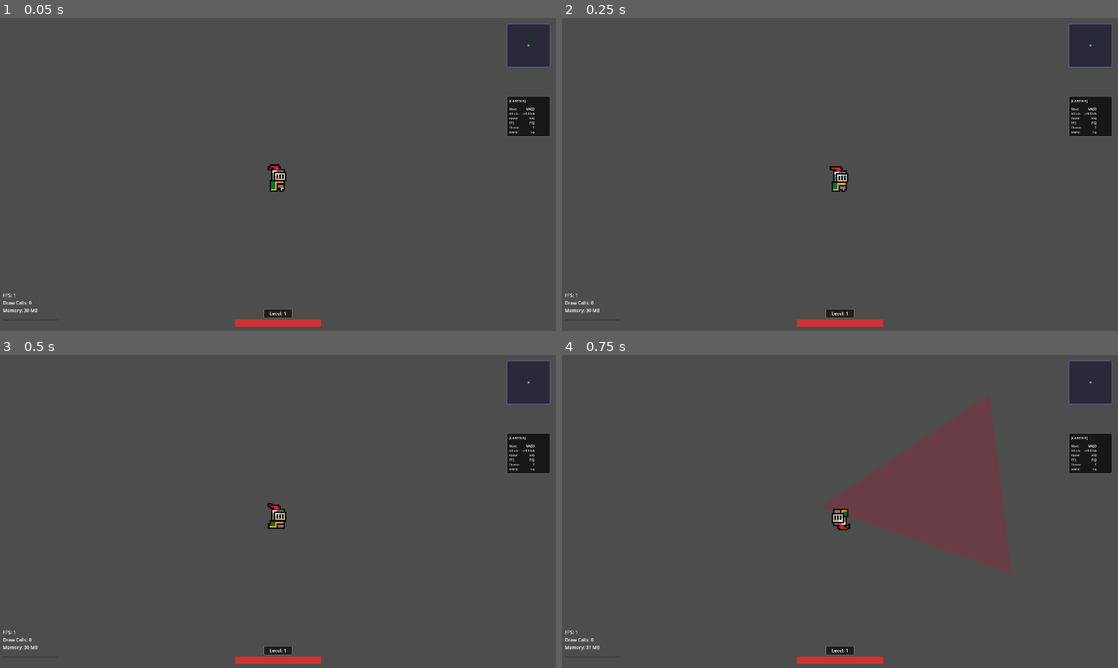
Above: before the commit, frames 1-4 (two rows, left to right).
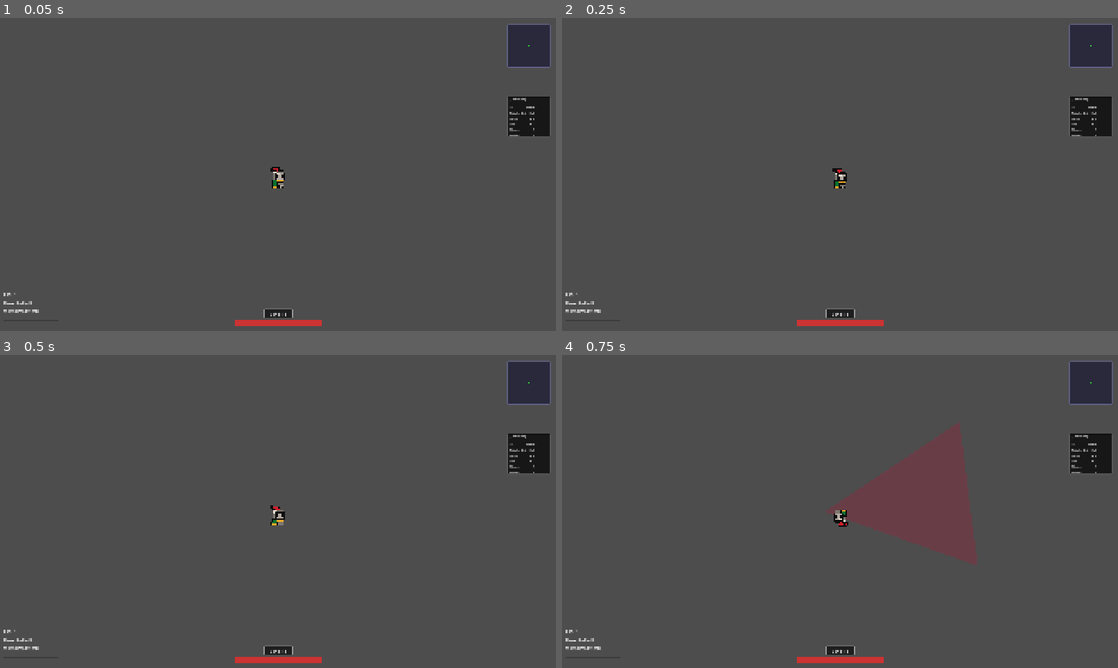
Above: after the commit, the same moments.

Repository: AgentService/vibe
Game: Godot game, scene res://scenes/main/Main.tscn
The game is run twice, just before and just after one commit, with the same random seed, the same clock (stepped at 60 frames per second) and the same inputs.
Inputs (mouse positions are in pixels of both pictures, inside the frame that each line leads up to):
- Up to frame 1 (0.05 s): no input
- Up to frame 2 (0.25 s): no input
- Up to frame 3 (0.5 s): no input
- Up to frame 4 (0.75 s): tap Enter (ui_accept) at 0.5 s; move the mouse to (962, 495) at 0.52 s; hold D (move_right) from 0.53 s (still down); tap T at 0.6 s; click (962, 495) at 0.67 s

The runs differ from the first frame. In frame 1, 0.7% of the frame differs, in the area x 0-100%, y 1-99%; in frame 2, 0.6%; in frame 3, 0.6%; in frame 4, 4.6%.

Commit message:
make game screen bigger and scalable

Diff:
--- a/vibe/autoload/Logger.gd
+++ b/vibe/autoload/Logger.gd
@@ -34,7 +34,7 @@
 	if level < current_level:
 		return
 
-	# Category filtering - if no categories defined, all are enabled
+	# Category filtering - if no categorieddddds defined, all are enabled
 	if not enabled_categories.is_empty() and category != "":
 		if not enabled_categories.get(category, false):
 			return
--- a/vibe/project.godot
+++ b/vibe/project.godot
@@ -30,8 +30,7 @@
 window/size/viewport_width=1920
 window/size/viewport_height=1080
 window/size/initial_position_type=2
-window/size/borderless=true
-window/stretch/mode="viewport"
+window/stretch/mode="canvas_items"
 window/stretch/aspect="expand"
 
 [input]
--- a/vibe/scripts/systems/CameraSystem.gd
+++ b/vibe/scripts/systems/CameraSystem.gd
@@ -9,9 +9,9 @@
 
 @export var follow_speed: float = 8.0
 @export var zoom_speed: float = 5.0
-@export var min_zoom: float = 2.5  # Minimum zoom (can't zoom out beyond this)
+@export var min_zoom: float = 2  # Minimum zoom (can't zoom out beyond this)
 @export var max_zoom: float = 4.0  # Maximum zoom in
-@export var default_zoom: float = 2.5  # Start at default close zoom
+@export var default_zoom: float = 2  # Start at default close zoom
 @export var deadzone_radius: float = 20.0
 @export var shake_intensity: float = 0.0
 
